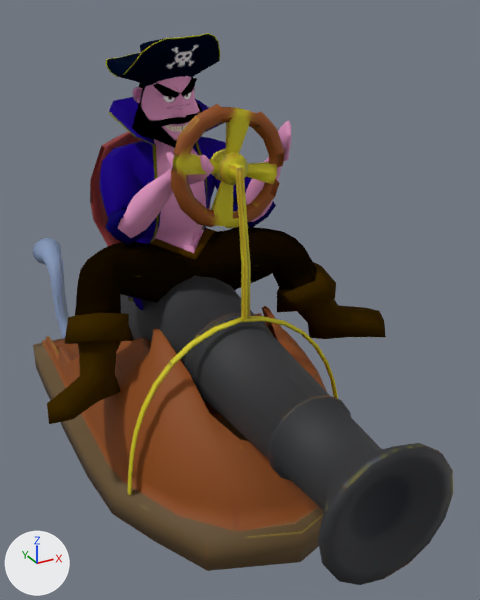
The OBJ model assets/Animacion/Pirata/Habilidad/PirataHabilidad_000167.obj: old version first, new version second.
The view is the same before and after, from a 50 mm camera at (-4.95, -12.07, 5.31) aimed at (0.54, -2.1, 0.33). The lights are fixed; the arrows at lower left show +X, +Y and +Z. Where no turn or scale is listed for an object, it has been applied to the vertices. Vertices at the same position are counted once.

Objects in the first picture: 'Pirata_PirataH', 'carro_pirata_carro_pirata.001'.
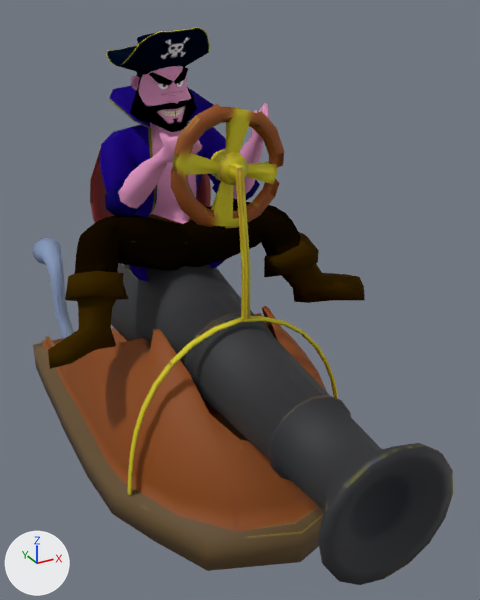
What differs and where, as boxes (x1, y1, x2, y2) in the pictures (480 x 600 px; the box of a moved part takes in the faces that stretch with it):
```json
{"object": "Pirata_PirataH", "change": "reshaped", "before": [47, 33, 386, 424], "after": [48, 27, 365, 369], "on screen": "6% narrower, 12% shorter"}
{"part": 1, "of": "me_pirata_piratah", "change": "moved or reshaped", "before": [106, 33, 220, 86], "after": [106, 27, 209, 75]}
{"part": 2, "of": "me_pirata_piratah", "change": "moved or reshaped", "before": [47, 76, 386, 424], "after": [48, 66, 365, 369]}
```

Edits to the scene script, one JSON object a line:
```json
{"block": "me_pirata_piratah", "where": "# used by ob_pirata_piratah; location = (0.0, 0.0, 0.0)"}
{"op": "remove", "block": "me_pirata_piratah", "code": "me_pirata_piratah.from_pydata(...)  # 1340 vertices, 1341 faces; spans x -3.35..3.62, y -3.34..0.38, z -0.95..4.94"}
{"op": "add", "block": "me_pirata_piratah", "code": "me_pirata_piratah.from_pydata(...)  # 1340 vertices, 1341 faces; spans x -3.14..3.39, y -2.82..0.66, z -0.24..5.02"}
{"block": "me_pirata_piratah", "change": "me_pirata_piratah part 1: the loose piece of 216 vertices spanning x -1.19..0.81, y -1.71..0.35, z 3.92..4.94 is scaled about its middle by 0.918, then moved by (0.06, 0.36, 0.12)"}
{"block": "me_pirata_piratah", "change": "me_pirata_piratah part 2: 1124 of 1340 vertices moved; they spanned x -3.35..3.62, y -3.34..0.38, z -0.95..4.55 and now span x -3.14..3.39, y -2.82..0.66, z -0.24..4.66; mean shift (0.03, 0.39, 0.33); largest move (-3.35, -3.02, -0.61) -> (-3.14, -2.53, 0.08)"}
```
